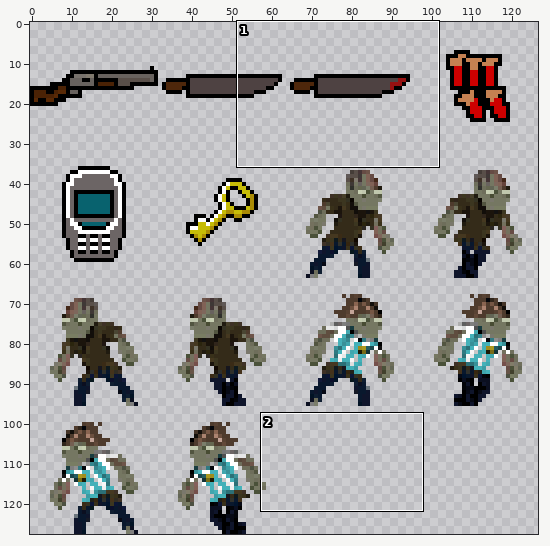
A sprite sheet gets an edit: iti2024/zoilo/cosas.png. Above: a wide view before the commit, with the close-up outlined.
Close-up. Earlier state:
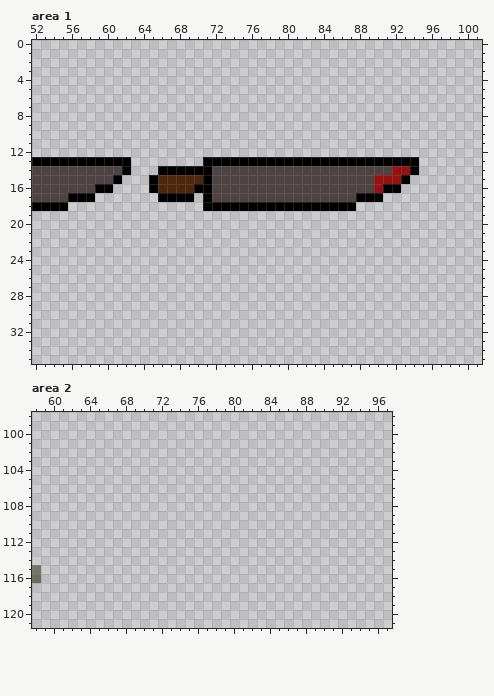
The file is 128x128 pixels. Colours within 5 levels of each other are drawn and written as one. Shown: area 1: x 52..101, y 0..35; area 2: x 58..97, y 98..121. The wide view leaves out empty margins.
New version:
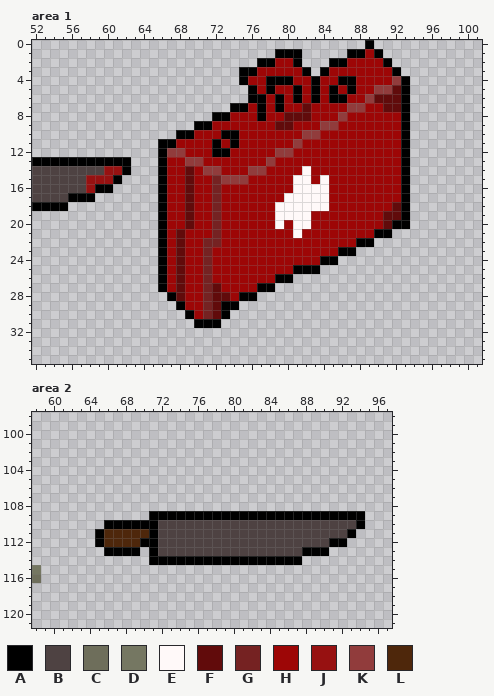
Palette (. is transparent): A #000000  B #4e4242  C #6e6e5b  D #757762  E #fff9f9  F #610b0b  G #752222  H #9d0606  J #971111  K #913c3c  L #4e270b
What changed:
Changed rows in their new state; - is an unchanged pixel.
Area 1:
first column x 58:
 0 -------------------------------A-----
 1 ---------------------AAA-----AAHA----
 2 -------------------AAHHA---AAHHHHA---
 3 -----------------AAHHHHHA-AHHHHHHHA--
 4 -----------------AHHAAAHHAHHAAHHHHKA-
 5 ------------------AHAHHAHAHAHAHHKKFA-
 6 ------------------AAHAHAHAHAAHHKFFFA-
 7 ----------------AAHAHAHHFHHHHKKHHFFA-
 8 --------------AAHHHAHHFFFHHHKHHHHHHA-
 9 ------------AAHHHHHHHFFHHHKKHHHHHHHA-
10 ----------AAHHHAAHHHHHHHKKHHHHHHHHHA-
11 --------AAHHHHAHAHHHHHHKHHHHHHHHHHHA-
12 --------AKKHHHAAHHHHHKKHHHHHHHHHHHHA-
13 --------AHHKKHHHHHHHKHHHHHHHHHHHHHH-.
14 --JJ-----HHFHKKHHHKKHHHHEHHHHHHHHHHA.
15 JJJ----.AHHFHHGKKKHHHHHEEHEHHHHHHHH--
16 J------.AHHFHHGHHHHHHHHEEEEHHHHHHHHA-
17 ---------HHFHHGHHHHHHHEEEEEHHHHHHHHA-
18 --------AHHFHHGHHHHHHEEEEEEHHHHHHHFA-
19 --------AHHFHHGHHHHHHEEEEHHHHHHHHFFA-
20 --------AHHFHHGHHHHHHEHEEHHHHHHHHFAA-
21 --------AHFHHHGHHHHHHHHEHHHHHHHHAA---
22 --------AHFHHGGHHHHHHHHHHHHHHHAA-----
23 --------AHFHHGHHHHHHHHHHHHHHAA-------
24 --------AHFHHGHHHHHHHHHHHHAA---------
25 --------AHFHHGHHHHHHHHHAAA-----------
26 --------AHFHHGHHHHHHHAA--------------
27 --------AHFHHGFHHHHAA----------------
28 ---------AFHHGFFHAA------------------
29 ----------AHHGFAA--------------------
30 -----------AHGFA---------------------
31 ------------AAA----------------------
Area 2:
first column x 65:
109 ------AAAAAAAAAAAAAAAAAAAAAAAA
110 -AAAAAABBBBBBBBBBBBBBBBBBBBBBA
111 ALLLLLABBBBBBBBBBBBBBBBBBBBBA-
112 ALLLLAABBBBBBBBBBBBBBBBBBBAA--
113 -AAAA-ABBBBBBBBBBBBBBBBAAA----
114 ------AAAAAAAAAAAAAAAAA-------
Where, in picture pixels (left, top, right, bottom), the same in both close-ups:
changed: (86, 40, 419, 328)
added: (95, 511, 365, 565)
